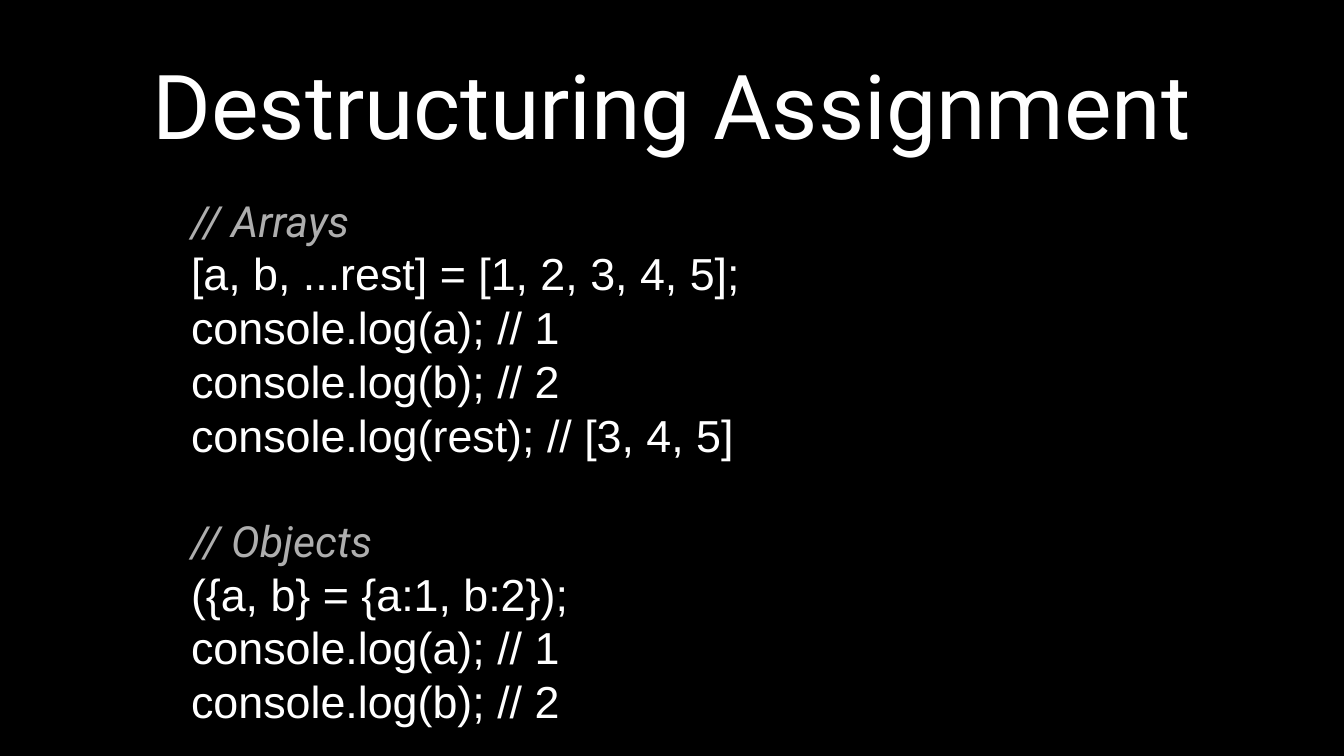
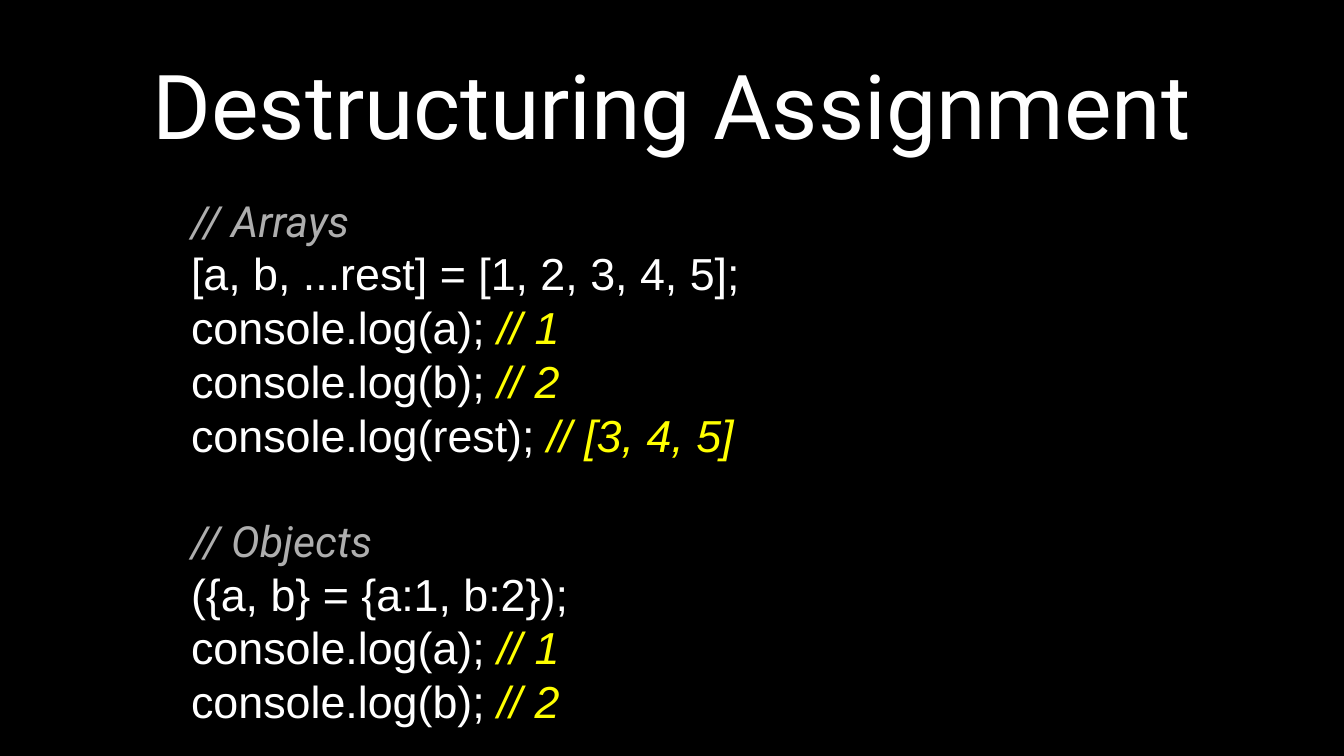
Before and after one commit to petereijgermans11/frontend-cursus, a slide deck: slide 23 of frontend-cursus/ 4 - ECMAScript 6 node-browser.pptx. Drawn at 1344x756 pixels with LibreOffice and Linux fonts; fonts in the diff are those of the drawing. Boxes give left, top, right and bottom in pixels: in the first picture for what was removed or moved away, otherwise in the second. Text is boxed around its words. In the diff, an @@ line names an element or a change of style, - is before the commit and + after.

```diff
--- a/frontend-cursus/ 4 - ECMAScript 6 node-browser.pptx
+++ b/frontend-cursus/ 4 - ECMAScript 6 node-browser.pptx
@@ text at [191,311,733,727]: text colour #FFFFFF to #FFFF00, italic on in "// 1", "// 2", "// [3, 4, 5]", "// 1" and 1 more places @@
```
Also in this commit, not shown: 4 other slides changed, 5 other files.
